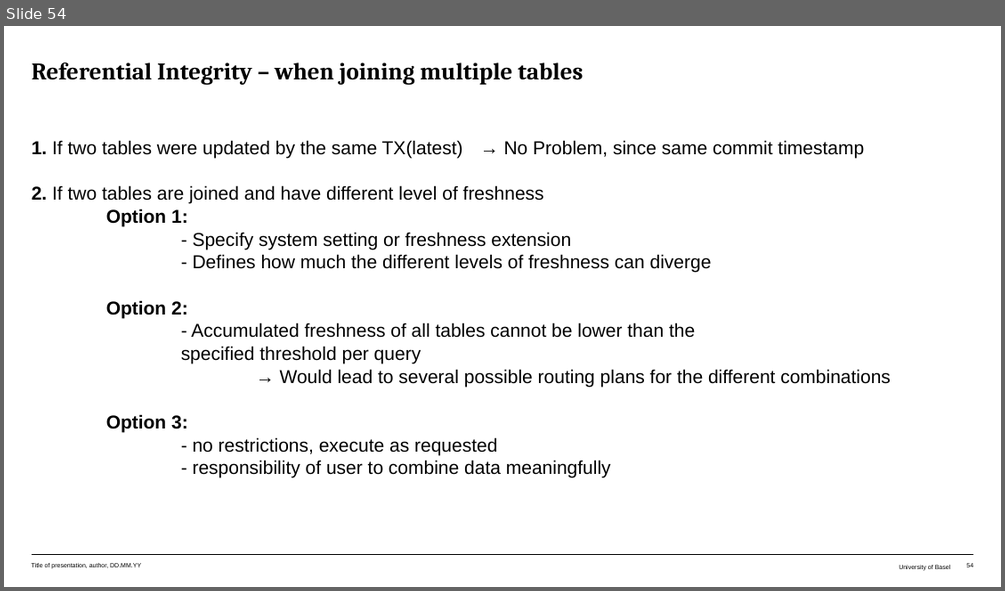
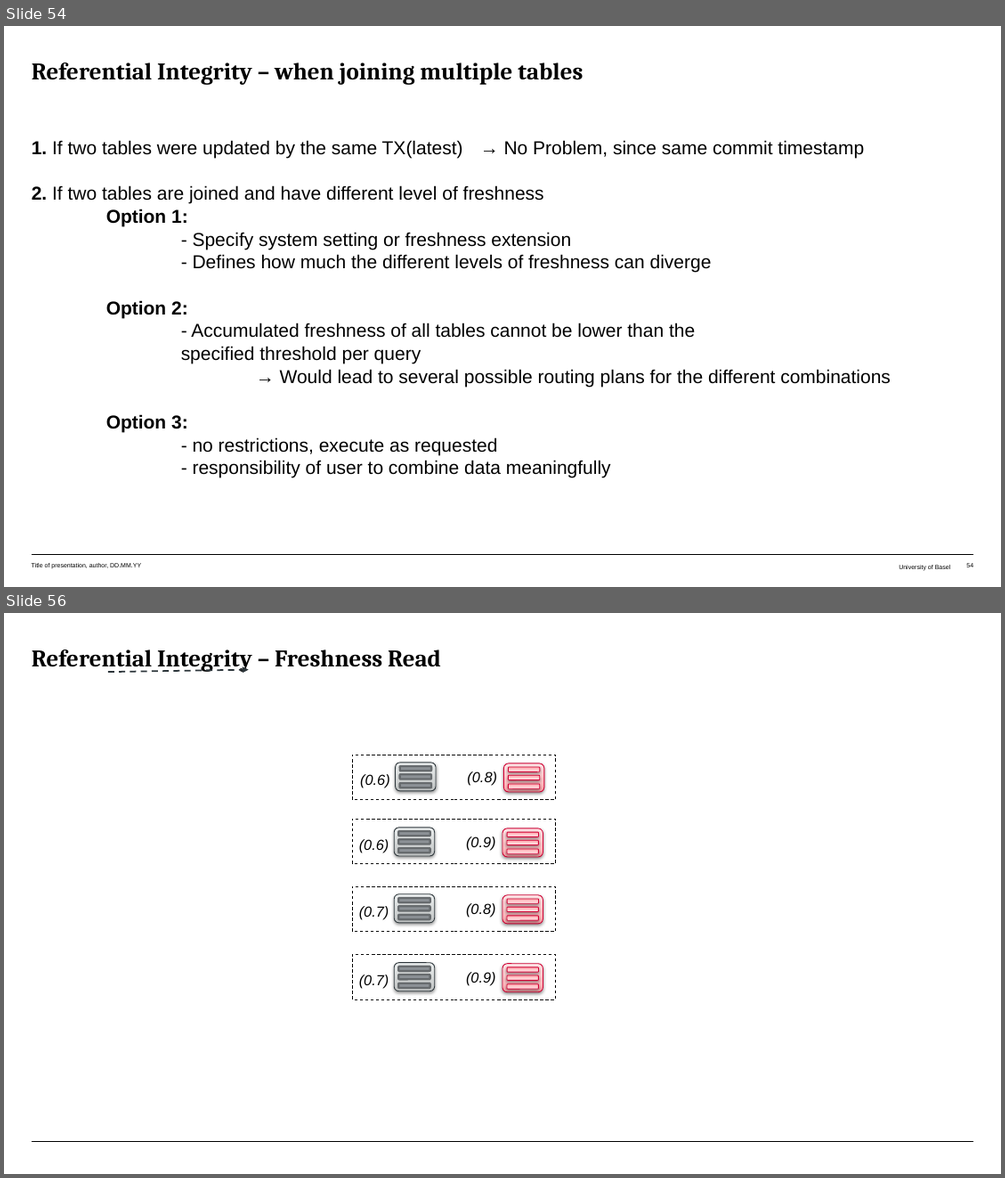
Before and after one commit to hennlo/master_thesis, a slide deck: status/midterm/midterm_status.pptx. Shown one above the other, each under a label of ours: slide 54 before the commit, slides 54 and 56 after it; the slides between them are not shown. The pictures are 1005x591 and 1005x1178 pixels, drawn with LibreOffice and Linux fonts; fonts in the diff are those of the drawing. Boxes give left, top, right and bottom in pixels: in the first picture for what was removed or moved away, otherwise in the second. Text is boxed around its words. In the diff, an @@ line names an element or a change of style, - is before the commit and + after.

```diff
--- a/status/midterm/midterm_status.pptx
+++ b/status/midterm/midterm_status.pptx
@@ slide 56 added at [4,613,1001,1174], background #FFFFFF; not listed: 1 template element that a slide beside it also shows @@
@@ title added at [32,649,441,673], 23 pt, text #000000, bold @@
+Referential Integrity – Freshness Read
@@ arrow added from (108, 672) to (249, 670), #2C363B 1.5 pt dashed @@
@@ rectangle added at [930,714,1001,766], fill #FFFFFF at 64% opacity @@
@@ rectangle added at [353,755,556,800], outline #000000 0.75 pt dashed @@
@@ text added at [467,771,497,786], 14 pt, text #000000, italic @@
+(0.8)
@@ text added at [360,774,390,788], 14 pt, text #000000, italic @@
+(0.6)
@@ group added at [395,763,436,791]: 4 rounded rectangles @@
@@ group added at [503,763,544,792]: 4 rounded rectangles @@
@@ rectangle added at [353,819,556,863], outline #000000 0.75 pt dashed @@
@@ text added at [359,839,389,853], 14 pt, text #000000, italic @@
+(0.6)
@@ group added at [395,827,435,856]: 4 rounded rectangles @@
@@ text added at [466,836,496,851], 14 pt, text #000000, italic @@
+(0.9)
@@ group added at [502,828,543,857]: 4 rounded rectangles @@
@@ rectangle added at [353,887,556,932], outline #000000 0.75 pt dashed @@
@@ text added at [359,906,389,919], 14 pt, text #000000, italic @@
+(0.7)
@@ text added at [466,903,496,917], 14 pt, text #000000, italic @@
+(0.8)
@@ group added at [395,894,435,923]: 4 rounded rectangles @@
@@ group added at [502,895,543,924]: 4 rounded rectangles @@
@@ rectangle added at [353,954,556,999], outline #000000 0.75 pt dashed @@
@@ text added at [359,974,389,988], 14 pt, text #000000, italic @@
+(0.7)
@@ group added at [395,962,435,990]: 4 rounded rectangles @@
@@ text added at [466,972,496,986], 14 pt, text #000000, italic @@
+(0.9)
@@ group added at [502,964,543,992]: 4 rounded rectangles @@
```
Also in this commit, not shown: 1 other slide added, 8 other files.
